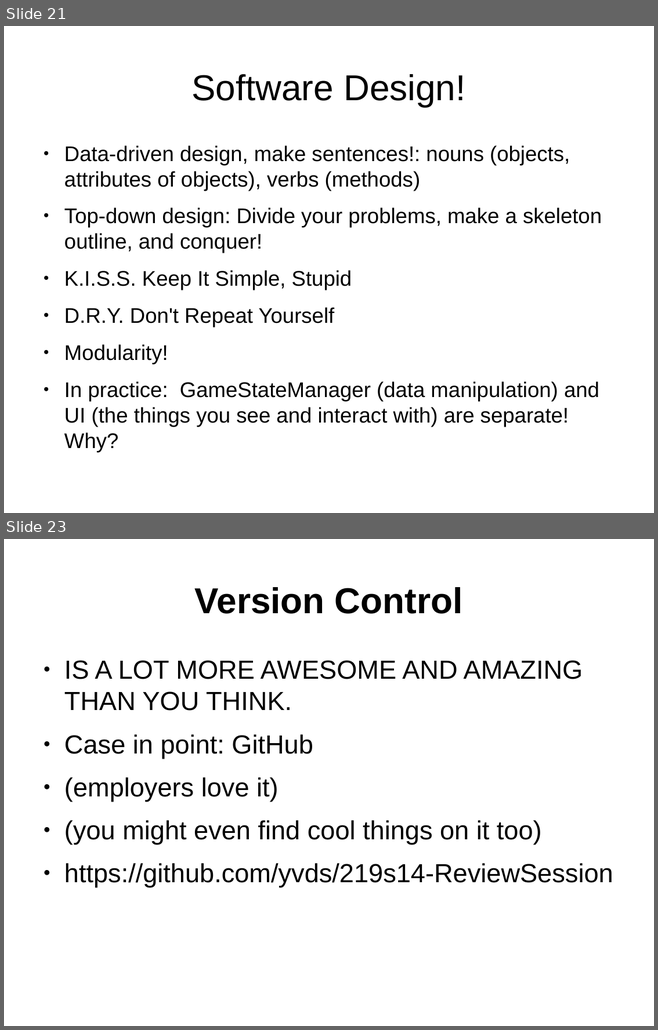
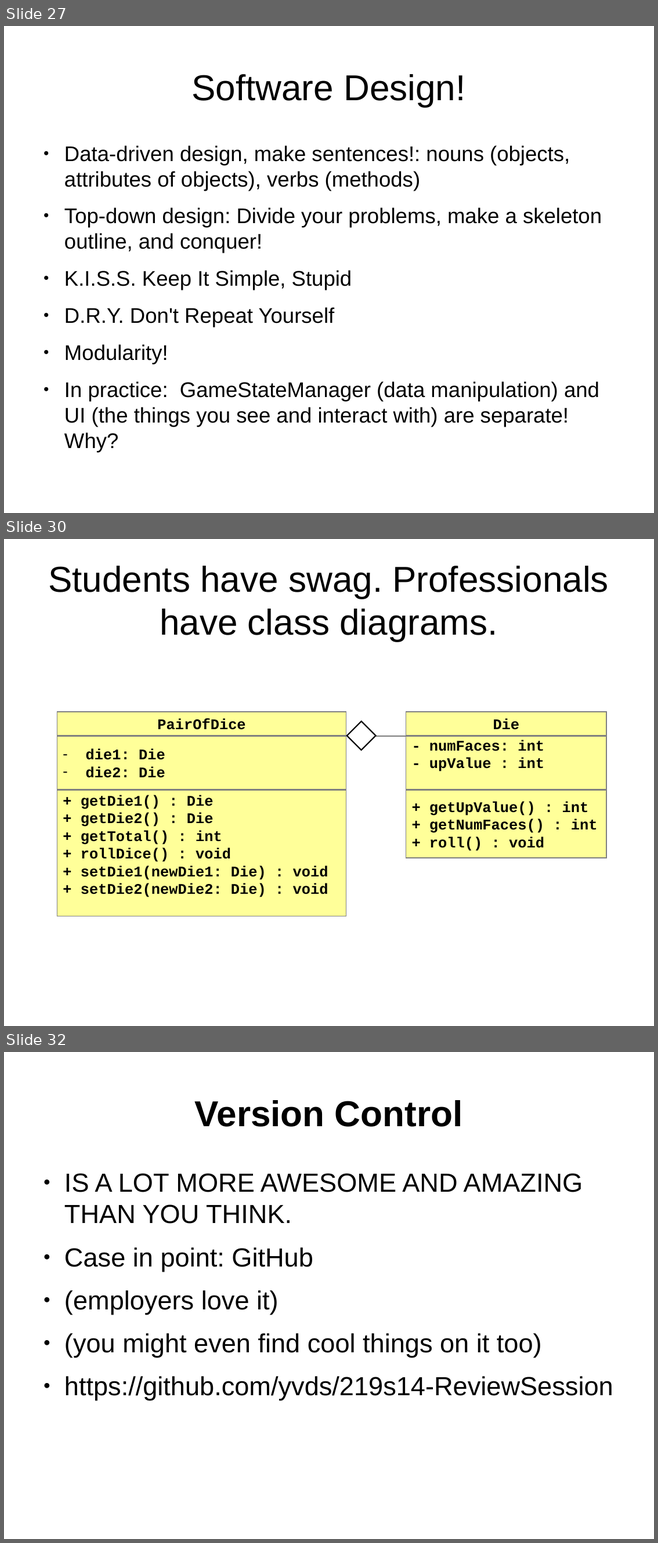
Before and after one commit to yv444/cse219-review, a slide deck: midterm_review.odp. Shown one above the other, each under a label of ours: slides 21 and 23 before the commit, slides 27, 30 and 32 after it; the slides between them are not shown. The pictures are 658x1030 and 658x1543 pixels, drawn with LibreOffice and Linux fonts; fonts in the diff are those of the drawing. Boxes give left, top, right and bottom in pixels: in the first picture for what was removed or moved away, otherwise in the second. Text is boxed around its words. In the diff, an @@ line names an element or a change of style, - is before the commit and + after.

```diff
--- a/midterm_review.odp
+++ b/midterm_review.odp
@@ slide 30 added at bbox=[4, 539, 654, 1026], background #FFFFFF @@
@@ title added at bbox=[48, 566, 608, 642], 44 pt, text #000000 @@
+Students have swag. Professionals have class diagrams.
@@ group added at bbox=[57, 712, 607, 916]: 6 rectangles, 1 line, 1 diamond @@
+Die
+- numFaces: int
+- upValue : int
++ getUpValue() : int
++ getNumFaces() : int
++ roll() : void
+PairOfDice
+– die1: Die
+– die2: Die
++ getDie1() : Die
++ getDie2() : Die
++ getTotal() : int
++ rollDice() : void
++ setDie1(newDie1: Die) : void
++ setDie2(newDie2: Die) : void
@@ what was slide 21 is now slide 27 @@
@@ what was slide 23 is now slide 32 @@
```
Also in this commit, not shown: 3 slides changed, 8 other slides added, 2 other files.
